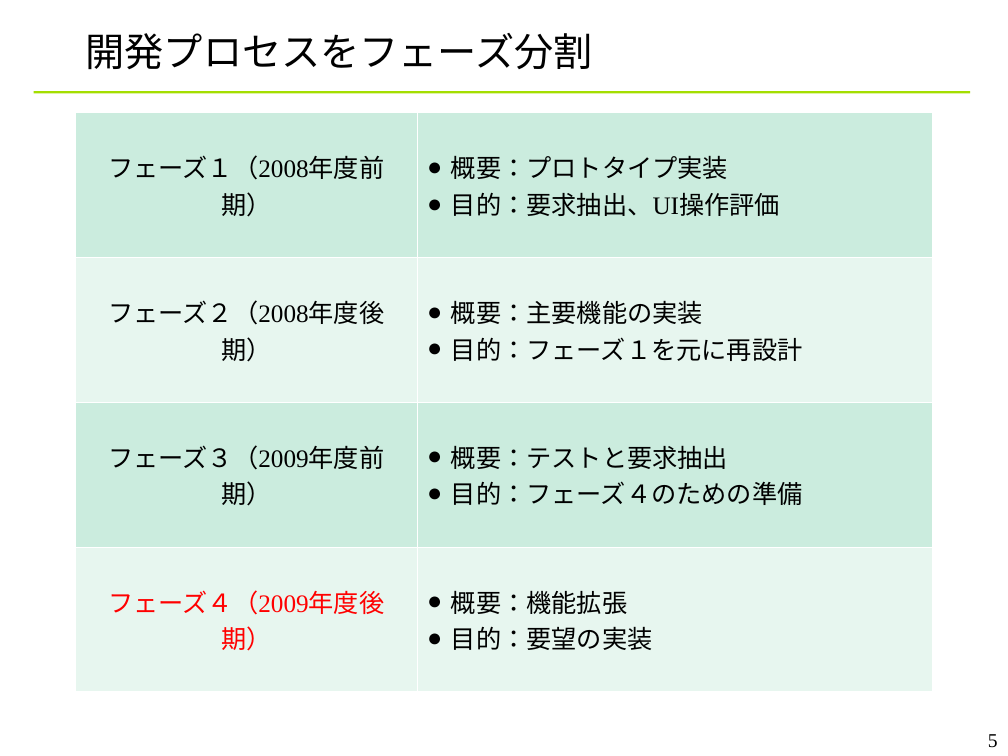
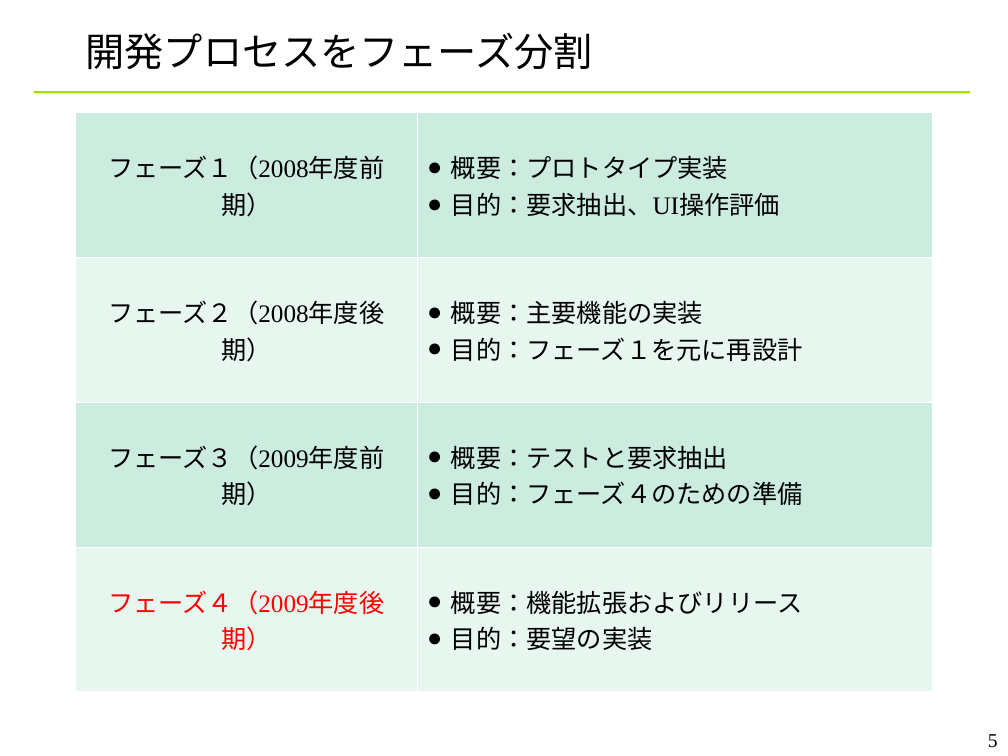
Before and after one commit to YixiaoLi/tlv4mc, a slide deck: slide 5 of doc/phase4/joho_koukankai/ojl-2nd-comm-yanagi.ppt. Drawn at 1008x756 pixels with LibreOffice and Linux fonts; fonts in the diff are those of the drawing; background and template pictures are left out. Boxes give left, top, right and bottom in pixels: in the first picture for what was removed or moved away, otherwise in the second. Text is boxed around its words. In the diff, an @@ line names an element or a change of style, - is before the commit and + after.

```diff
--- a/doc/phase4/joho_koukankai/ojl-2nd-comm-yanagi.ppt
+++ b/doc/phase4/joho_koukankai/ojl-2nd-comm-yanagi.ppt
@@ table at [76, 113, 932, 691] @@
-row 4, column 2: 概要：機能拡張 / 目的：要望の実装
+row 4, column 2: 概要：機能拡張およびリリース / 目的：要望の実装
```
Also in this commit, not shown: 1 other slide changed, 1 other file.
